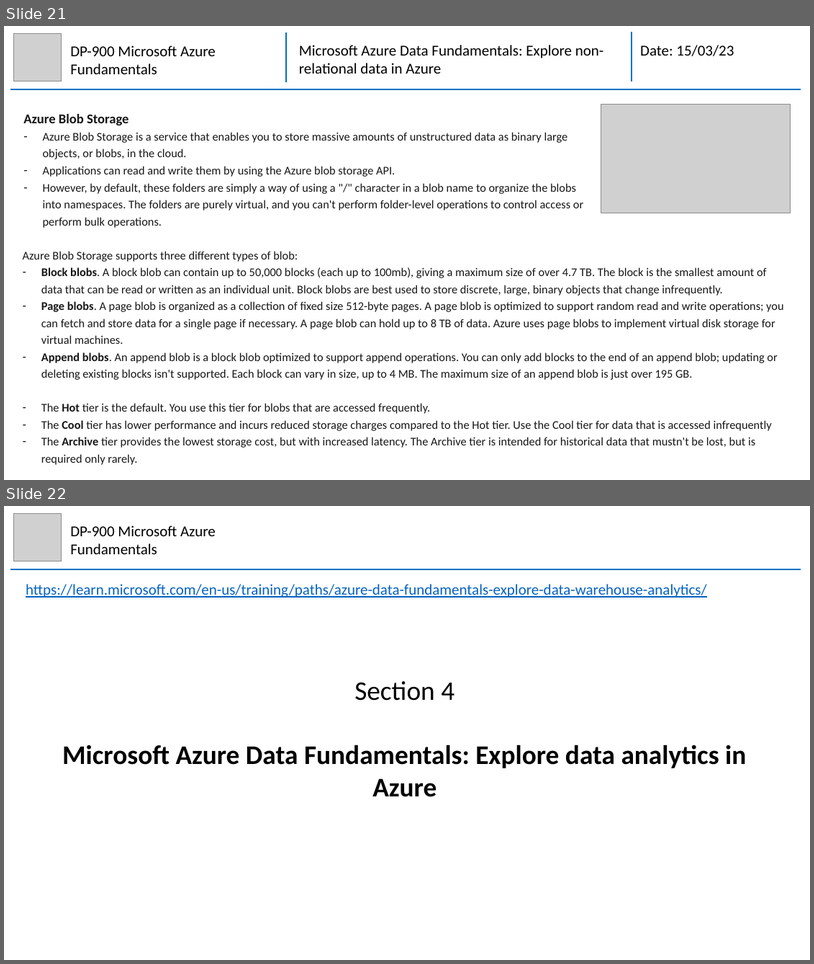
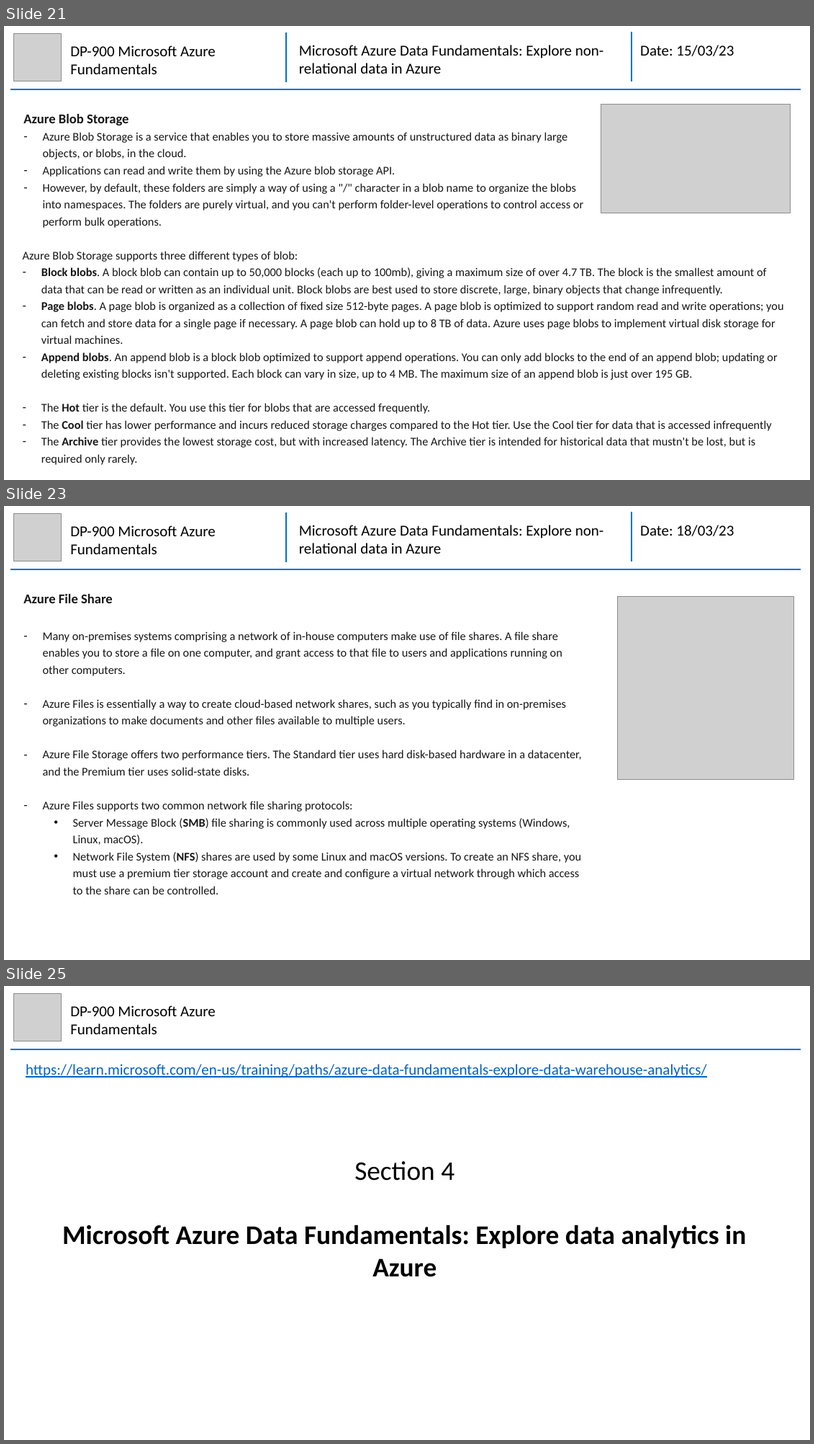
Before and after one commit to mhaythornthwaite/Testing_ML_Algorithms, a slide deck: Azure_DP-900_Fundamentals/MJH_DP-900_Azure_Fundamentals_Notes.pptx. Shown one above the other, each under a label of ours: slides 21 and 22 before the commit, slides 21, 23 and 25 after it; the slides between them are not shown. The pictures are 814x964 and 814x1444 pixels, drawn with LibreOffice and Linux fonts; fonts in the diff are those of the drawing; grey boxes stand for pictures. Boxes give left, top, right and bottom in pixels: in the first picture for what was removed or moved away, otherwise in the second. Text is boxed around its words. In the diff, an @@ line names an element or a change of style, - is before the commit and + after.

Commit message:
Azure DP900 Section 3 Module 1

```diff
--- a/Azure_DP-900_Fundamentals/MJH_DP-900_Azure_Fundamentals_Notes.pptx
+++ b/Azure_DP-900_Fundamentals/MJH_DP-900_Azure_Fundamentals_Notes.pptx
@@ slide 23 added at bbox=[4, 506, 810, 960], background #FFFFFF @@
@@ picture added at bbox=[13, 513, 62, 561] @@
@@ text added at bbox=[70, 525, 216, 554], 18 pt, text #000000 @@
+DP-900 Microsoft Azure Fundamentals
@@ group added at bbox=[10, 512, 801, 569]: 3 lines, 2 texts @@
+Microsoft Azure Data Fundamentals: Explore non-relational data in Azure
+Date: 18/03/23
@@ text added at bbox=[23, 594, 582, 894], 14 pt, text #161616 @@
+Azure File Share
+– Many on-premises systems comprising a network of in-house computers make use of file shares. A file share enables you to store a file on one computer, and grant access to that file to users and applications running on other computers.
+– Azure Files is essentially a way to create cloud-based network shares, such as you typically find in on-premises organizations to make documents and other files available to multiple users.
+– Azure File Storage offers two performance tiers. The Standard tier uses hard disk-based hardware in a datacenter, and the Premium tier uses solid-state disks.
+– Azure Files supports two common network file sharing protocols:
+  • Server Message Block (SMB) file sharing is commonly used across multiple operating systems (Windows, Linux, macOS).
+  • Network File System (NFS) shares are used by some Linux and macOS versions. To create an NFS share, you must use a premium tier storage account and create and configure a virtual network through which access to the share can be controlled.
@@ picture added at bbox=[618, 596, 795, 780] @@
@@ what was slide 22 is now slide 25 @@
```
Also in this commit, not shown: 2 other slides added.
